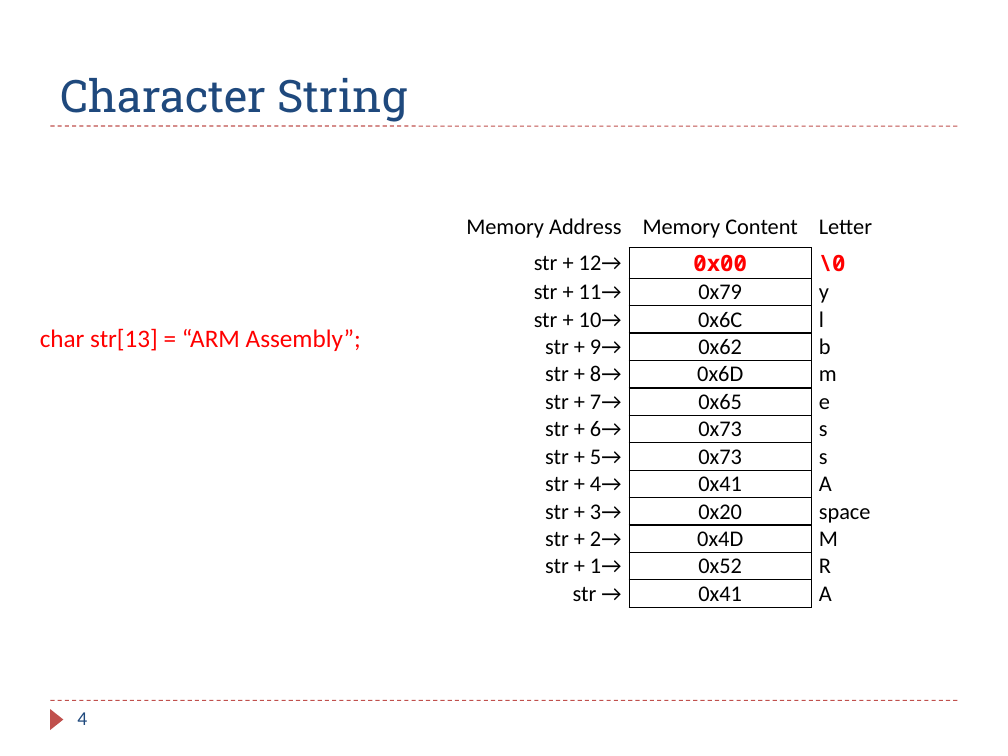
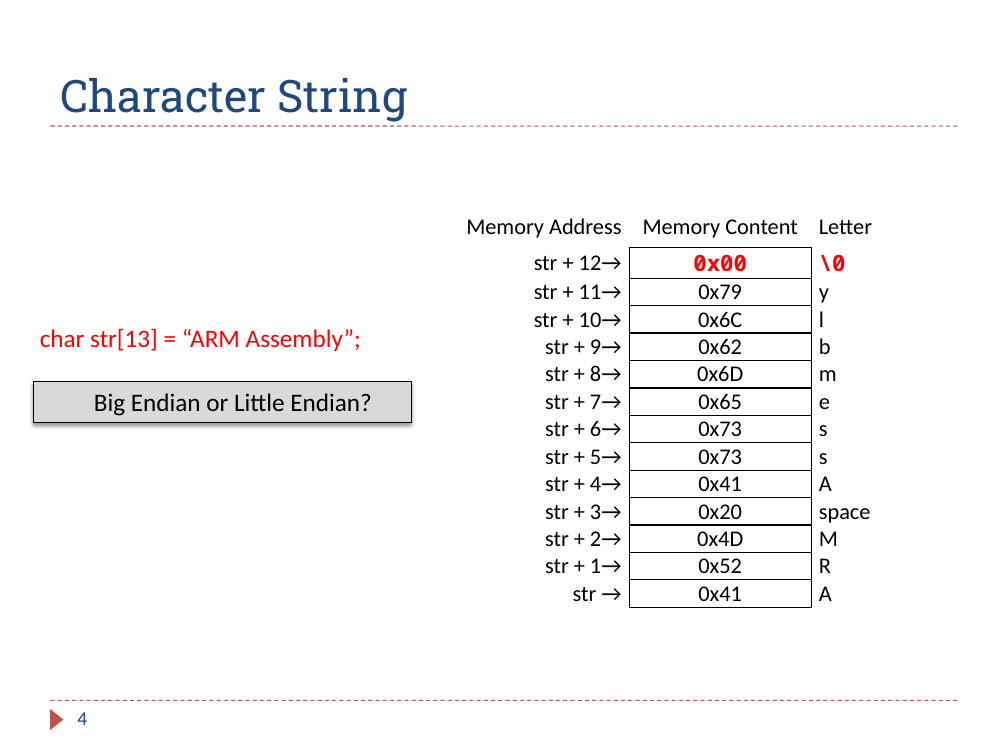
Before and after one commit to guhofstra/CSC111Fa25, a slide deck: slide 4 of PPTs/Chxx_Review.pptx. Drawn at 1008x756 pixels with LibreOffice and Linux fonts; fonts in the diff are those of the drawing. Boxes give left, top, right and bottom in pixels: in the first picture for what was removed or moved away, otherwise in the second. Text is boxed around its words. In the diff, an @@ line names an element or a change of style, - is before the commit and + after.

```diff
--- a/PPTs/Chxx_Review.pptx
+++ b/PPTs/Chxx_Review.pptx
@@ rectangle added at (33,382,411,422), fill #D9D9D9, outline #000000 0.75 pt, 18 pt, text #000000 @@
+  Big Endian or Little Endian?
```
Also in this commit, not shown: 1 other slide changed, 10 slides removed, 14 other files.
